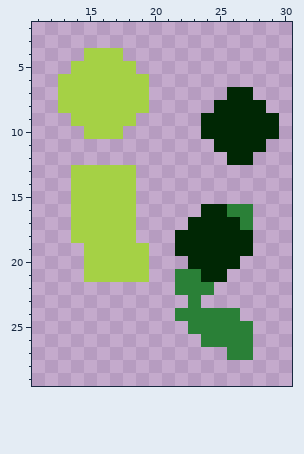
Pixel-art sprite -- PaletteSwap/sprites/sFernClimbUp/3cc72c1b-beaa-4aaa-a3d0-23f7d5c49866.png. Above: the version before the commit.
The file is 32x32 pixels. Shown: x 11..30, y 2..29.
The same view after the edit:
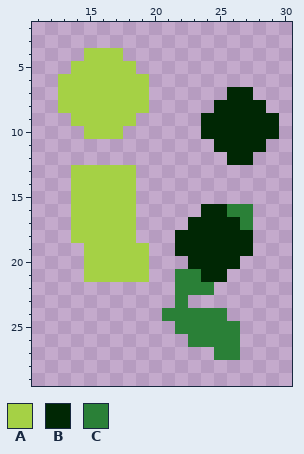
Palette (. is transparent): A #a5d145  B #002704  C #2a8037
What changed:
{"y":23,"x":22,"old":".C","new":"C."}
{"y":24,"x":21,"old":".","new":"C"}
{"y":24,"x":26,"old":"C","new":"."}
{"y":25,"x":22,"old":".","new":"C"}
{"y":25,"x":27,"old":"C","new":"."}
{"y":26,"x":23,"old":".","new":"C"}
{"y":26,"x":27,"old":"C","new":"."}
{"y":27,"x":25,"old":".","new":"C"}
{"y":27,"x":27,"old":"C","new":"."}
